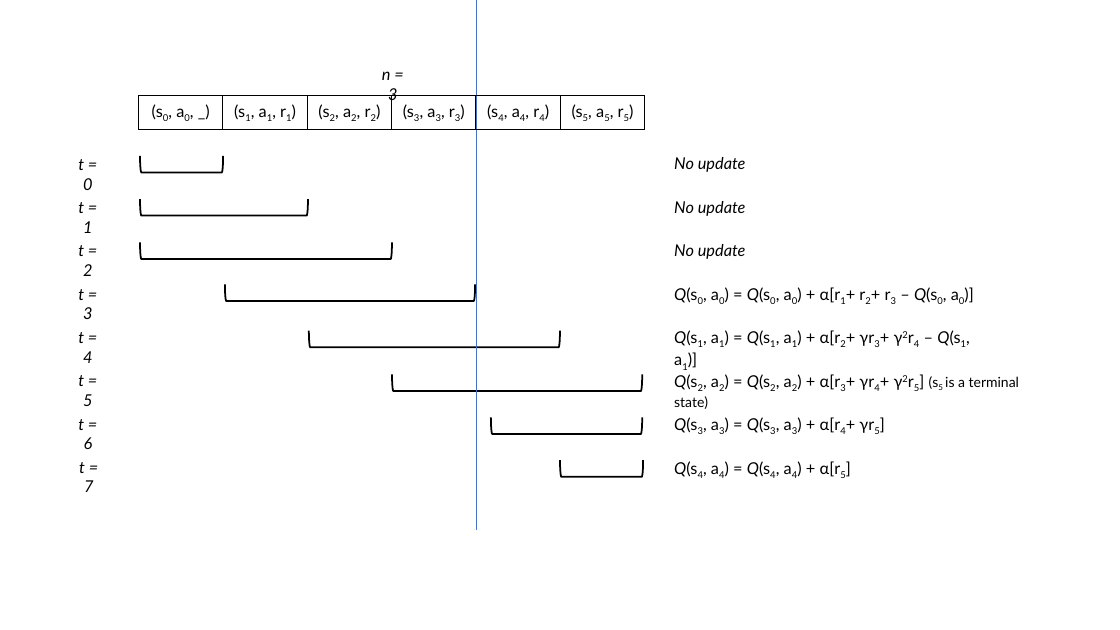
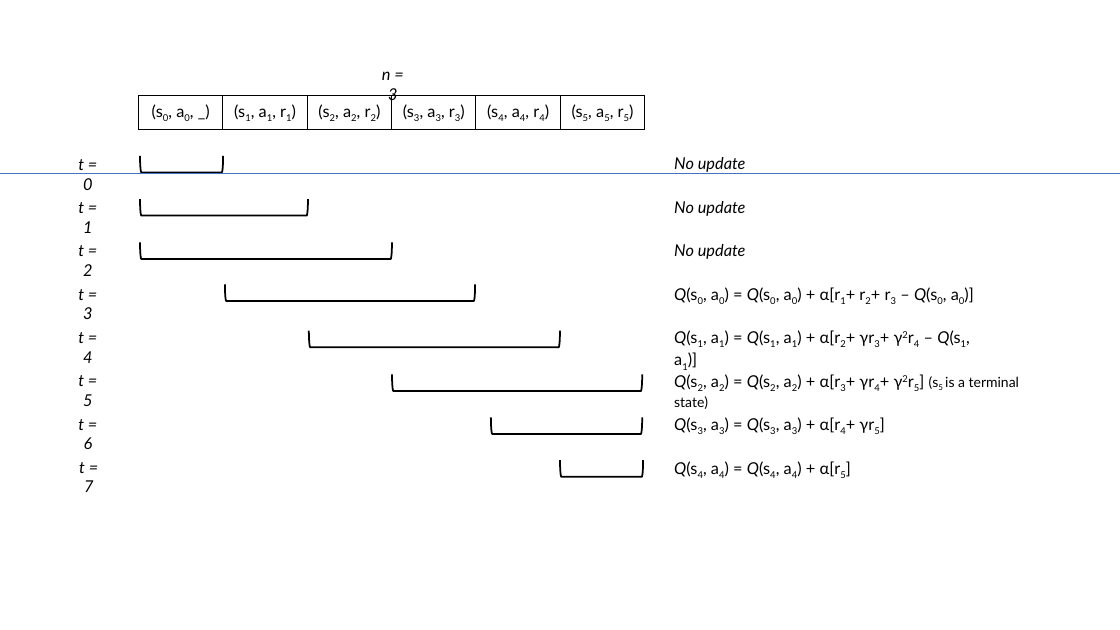
Before and after one commit to mastering-rl/mastering-rl.github.io, a slide deck: slide 1 of single-agent/figs/n-step-windows.pptx. Drawn at 1120x630 pixels with LibreOffice and Linux fonts; fonts in the diff are those of the drawing. Boxes give left, top, right and bottom in pixels: in the first picture for what was removed or moved away, otherwise in the second. Text is boxed around its words. In the diff, an @@ line names an element or a change of style, - is before the commit and + after.

```diff
--- a/single-agent/figs/n-step-windows.pptx
+++ b/single-agent/figs/n-step-windows.pptx
@@ line removed from (476, 0) to (476, 530) @@
@@ line added from (1120, 173) to (0, 173), #4472C4 0.5 pt @@
```
Also in this commit, not shown: 8 slides added, 5 other files.
